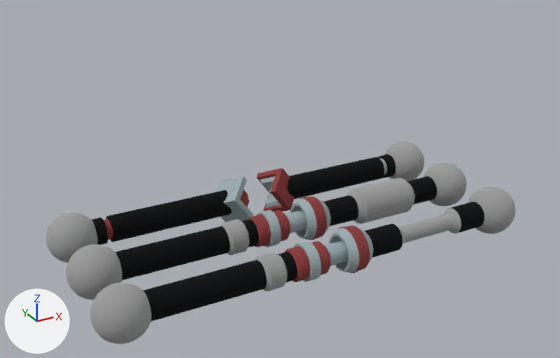
Renders of the Blender file data/DNA-alt-s2.blend from each side of a commit.
One viewpoint serves both versions: a camera (50 mm lens) standing at (-9.22, -16.27, 9.49) and looking at (-0.34, -0.11, 1.41). The lights are fixed; the arrows at lower left show +X, +Y and +Z.

Before the edit, the objects in view are built like this:
```python
ob_at = bpy.data.objects.new('AT', me_icosphere)
ob_at.location = (0.0, 0.0, 0.0)
ob_au = bpy.data.objects.new('AU', me_icosphere_005)
ob_au.location = (0.0, -2.0, 0.0)
ob_cg = bpy.data.objects.new('CG', me_icosphere_004)
ob_cg.location = (0.0, 2.0, 0.0)
```
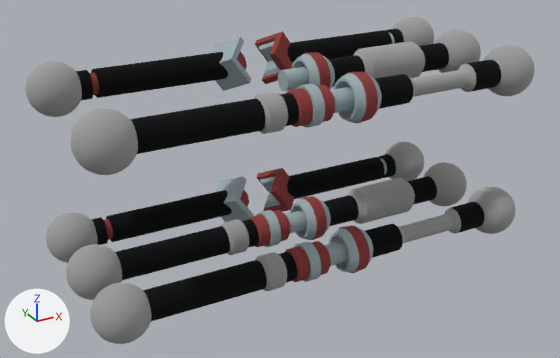
Pixel boxes [x1, y1, x2, y2] of what changed, in the pictures (560 x 358 px):
'A', added: after [70, 84, 335, 175]
    faces in mat_shuggar (black #17181b): [130, 93, 299, 154]
    faces in mat_phosphate (light grey #bfbfbf): [70, 92, 288, 175]
    faces in mat_c_base (red #8e3b39): [286, 85, 335, 127]
    faces in mat_t_base (grey #9daeb2): [296, 84, 325, 128]
'C', added: after [25, 37, 252, 117]
    faces in mat_shuggar (black #17181b): [76, 52, 228, 100]
    faces in mat_phosphate (light grey #bfbfbf): [25, 61, 82, 117]
    faces in mat_t_base (grey #9daeb2): [211, 37, 252, 91]
    faces in mat_c_base (red #8e3b39): [89, 51, 247, 95]
'U', added: after [330, 45, 535, 123]
    faces in mat_phosphate (light grey #bfbfbf): [410, 45, 535, 98]
    faces in mat_shuggar (black #17181b): [375, 60, 501, 109]
    faces in mat_t_base (grey #9daeb2): [330, 73, 382, 123]
    faces in mat_c_base (red #8e3b39): [345, 72, 378, 123]
'T', added: after [278, 29, 481, 91]
    faces in mat_phosphate (light grey #bfbfbf): [353, 29, 481, 79]
    faces in mat_shuggar (black #17181b): [328, 43, 449, 87]
    faces in mat_t_base (grey #9daeb2): [278, 54, 335, 91]
    faces in mat_c_base (red #8e3b39): [302, 52, 331, 89]
'G', added: after [255, 16, 434, 84]
    faces in mat_shuggar (black #17181b): [287, 29, 404, 62]
    faces in mat_c_base (red #8e3b39): [255, 31, 293, 84]
    faces in mat_phosphate (light grey #bfbfbf): [392, 16, 434, 46]
    faces in mat_t_base (grey #9daeb2): [259, 32, 395, 76]

The change, as a list of edits to the scene's bpy script:
```text
Add me_icosphere_007:
    me_icosphere_007.from_pydata(...)  # 675 vertices, 641 faces; spans x -5.99..-0.24, y -0.66..0.66, z -0.72..0.72
    me_icosphere_007.polygons.foreach_set('use_smooth', [True] * 641)
    # faces by material slot: [130, 35, 28, 448]
    me_icosphere_007.materials.append(mat_shuggar)  # black #17181b
    me_icosphere_007.materials.append(mat_c_base)  # red #8e3b39
    me_icosphere_007.materials.append(mat_t_base)  # grey #9daeb2
    me_icosphere_007.materials.append(mat_phosphate)  # light grey #bfbfbf
Add me_icosphere_006:
    me_icosphere_006.from_pydata(...)  # 961 vertices, 899 faces; spans x -5.99..-0.15, y -0.66..0.66, z -0.66..0.66
    me_icosphere_006.polygons.foreach_set('use_smooth', [True] * 899)
    # faces by material slot: [66, 96, 193, 544]
    me_icosphere_006.materials.append(mat_shuggar)  # black #17181b
    me_icosphere_006.materials.append(mat_t_base)  # grey #9daeb2
    me_icosphere_006.materials.append(mat_c_base)  # red #8e3b39
    me_icosphere_006.materials.append(mat_phosphate)  # light grey #bfbfbf
Add me_icosphere_003:
    me_icosphere_003.from_pydata(...)  # 1089 vertices, 1027 faces; spans x -0.2..5.99, y -0.66..0.66, z -0.66..0.66
    me_icosphere_003.polygons.foreach_set('use_smooth', [True] * 1027)
    # faces by material slot: [66, 321, 96, 544]
    me_icosphere_003.materials.append(mat_shuggar)  # black #17181b
    me_icosphere_003.materials.append(mat_t_base)  # grey #9daeb2
    me_icosphere_003.materials.append(mat_c_base)  # red #8e3b39
    me_icosphere_003.materials.append(mat_phosphate)  # light grey #bfbfbf
Add me_icosphere_002:
    me_icosphere_002.from_pydata(...)  # 679 vertices, 646 faces; spans x 0.24..5.99, y -0.66..0.66, z -0.72..0.72
    me_icosphere_002.polygons.foreach_set('use_smooth', [True] * 646)
    # faces by material slot: [129, 28, 41, 448]
    me_icosphere_002.materials.append(mat_shuggar)  # black #17181b
    me_icosphere_002.materials.append(mat_c_base)  # red #8e3b39
    me_icosphere_002.materials.append(mat_t_base)  # grey #9daeb2
    me_icosphere_002.materials.append(mat_phosphate)  # light grey #bfbfbf
Add me_icosphere_001:
    me_icosphere_001.from_pydata(...)  # 1089 vertices, 1027 faces; spans x -0.2..5.99, y -0.66..0.66, z -0.66..0.66
    me_icosphere_001.polygons.foreach_set('use_smooth', [True] * 1027)
    # faces by material slot: [66, 321, 96, 544]
    me_icosphere_001.materials.append(mat_shuggar)  # black #17181b
    me_icosphere_001.materials.append(mat_t_base)  # grey #9daeb2
    me_icosphere_001.materials.append(mat_c_base)  # red #8e3b39
    me_icosphere_001.materials.append(mat_phosphate)  # light grey #bfbfbf
Add ob_c:
    ob_c = bpy.data.objects.new('C', me_icosphere_007)
    ob_c.location = (0.0, 2.0, 4.0)
Add ob_a:
    ob_a = bpy.data.objects.new('A', me_icosphere_006)
    ob_a.location = (0.0, -2.0, 4.0)
Add ob_u:
    ob_u = bpy.data.objects.new('U', me_icosphere_003)
    ob_u.location = (0.0, -2.0, 4.0)
Add ob_g:
    ob_g = bpy.data.objects.new('G', me_icosphere_002)
    ob_g.location = (0.0, 2.0, 4.0)
Add ob_t:
    ob_t = bpy.data.objects.new('T', me_icosphere_001)
    ob_t.location = (0.0, 0.0, 4.0)
```
